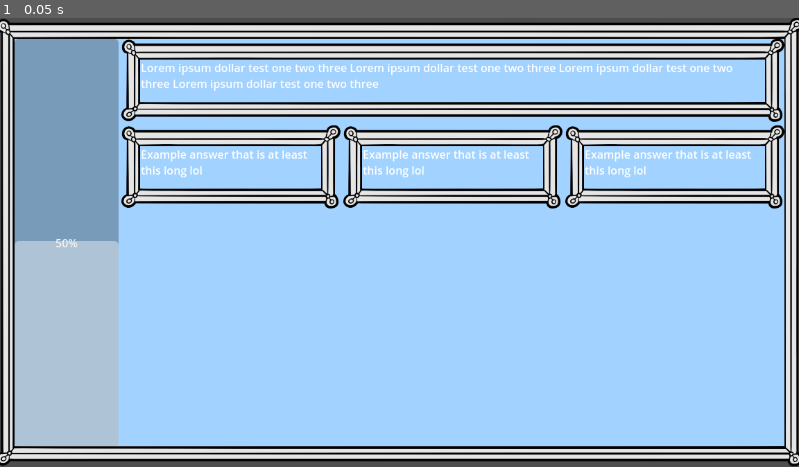
Above: before the commit, frame 1.
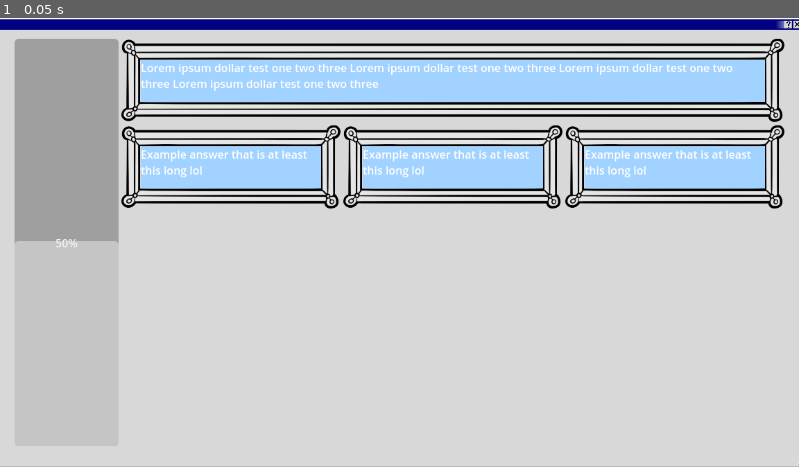
Above: after the commit, the same moment.

Repository: MayerDaniel/ggj2025_bubble_soiree
Game: Godot game, scene res://Scenes/PartyScreen/PartyScreen.tscn
The game is run twice, just before and just after one commit, with the same random seed, the same clock (stepped at 60 frames per second) and the same inputs. The project has no main scene, so this scene is started directly.
Inputs:
- Up to frame 1 (0.05 s): no input

The runs differ from the first frame. In frame 1, 64% of the frame differs, in the area x 0-100%, y 0-100%.

Commit message:
New assets and menu screen roughed out

Diff:
--- a/bubbly!/Scenes/PartyScreen/PartyScreen.tscn
+++ b/bubbly!/Scenes/PartyScreen/PartyScreen.tscn
@@ -3,7 +3,7 @@
 [ext_resource type="Script" path="res://Scenes/PartyScreen/party_screen.gd" id="1_a2gm7"]
 [ext_resource type="PackedScene" uid="uid://dnx7qe6xyj6yb" path="res://Scenes/PartyScreen/prompt_and_answers.tscn" id="1_nx1ya"]
 [ext_resource type="Texture2D" uid="uid://c1qkxjrq47pex" path="res://Resources/Images/GGJ25_BGColor.png" id="2_3twpt"]
-[ext_resource type="Texture2D" uid="uid://bq4cl1p3qncy7" path="res://Resources/Images/GGJ25_Frame.png" id="2_ms2ep"]
+[ext_resource type="Texture2D" uid="uid://bmur31kodch3" path="res://Resources/Images/GGJ25_9Slice.png" id="2_6awyq"]
 
 [sub_resource type="StyleBoxEmpty" id="StyleBoxEmpty_e63nl"]
 
@@ -30,8 +30,7 @@
 
 [node name="NinePatchRect" type="NinePatchRect" parent="PanelContainer/MarginContainer"]
 layout_mode = 2
-texture = ExtResource("2_ms2ep")
-draw_center = false
+texture = ExtResource("2_6awyq")
 patch_margin_left = 27
 patch_margin_top = 30
 patch_margin_right = 28
@@ -45,6 +44,7 @@
 theme_override_constants/margin_bottom = 30
 
 [node name="TextureRect" type="TextureRect" parent="PanelContainer/MarginContainer/MarginContainer"]
+visible = false
 layout_mode = 2
 texture = ExtResource("2_3twpt")
 
--- a/bubbly!/Scenes/PartyScreen/party_screen.gd
+++ b/bubbly!/Scenes/PartyScreen/party_screen.gd
@@ -1,4 +1,9 @@
 extends Control
+
+@export var Promp_and_answers_scene : PackedScene
+@export var answer_card : PackedScene
+@export var poll_scene : PackedScene
+
 
 
 # Called when the node enters the scene tree for the first time.
--- a/bubbly!/Scenes/StartMenu/StartMenu.tscn
+++ b/bubbly!/Scenes/StartMenu/StartMenu.tscn
@@ -1,4 +1,6 @@
-[gd_scene format=3 uid="uid://dnknxjqk7y3cj"]
+[gd_scene load_steps=2 format=3 uid="uid://dnknxjqk7y3cj"]
+
+[ext_resource type="Texture2D" uid="uid://b4x4fsm8proap" path="res://icon.svg" id="1_i1t71"]
 
 [node name="StartMenu" type="Control"]
 layout_mode = 3
@@ -7,3 +9,79 @@
 anchor_bottom = 1.0
 grow_horizontal = 2
 grow_vertical = 2
+
+[node name="ColorRect" type="ColorRect" parent="."]
+layout_mode = 1
+anchors_preset = 15
+anchor_right = 1.0
+anchor_bottom = 1.0
+grow_horizontal = 2
+grow_vertical = 2
+color = Color(0.446777, 0.446777, 0.446777, 1)
+
+[node name="HBoxContainer" type="HBoxContainer" parent="."]
+layout_mode = 1
+anchors_preset = 15
+anchor_right = 1.0
+anchor_bottom = 1.0
+grow_horizontal = 2
+grow_vertical = 2
+alignment = 1
+
+[node name="PanelContainer" type="PanelContainer" parent="HBoxContainer"]
+custom_minimum_size = Vector2(300, 0)
+layout_mode = 2
+
+[node name="VBoxContainer" type="VBoxContainer" parent="HBoxContainer"]
+custom_minimum_size = Vector2(300, 0)
+layout_mode = 2
+
+[node name="TextureButton3" type="TextureButton" parent="HBoxContainer/VBoxContainer"]
+layout_mode = 2
+action_mode = 0
+texture_normal = ExtResource("1_i1t71")
+stretch_mode = 0
+
+[node name="Label" type="Label" parent="HBoxContainer/VBoxContainer/TextureButton3"]
+layout_mode = 1
+anchors_preset = 14
+anchor_top = 0.5
+anchor_right = 1.0
+anchor_bottom = 0.5
+offset_top = -11.5
+offset_bottom = 11.5
+grow_horizontal = 2
+grow_vertical = 2
+text = "Start Game!"
+
+[node name="GameButton" type="TextureButton" parent="HBoxContainer/VBoxContainer"]
+layout_mode = 2
+action_mode = 0
+texture_normal = ExtResource("1_i1t71")
+stretch_mode = 0
+
+[node name="Label" type="Label" parent="HBoxContainer/VBoxContainer/GameButton"]
+offset_right = 40.0
+offset_bottom = 23.0
+text = "Start Game!"
+
+[node name="TextureButton2" type="TextureButton" parent="HBoxContainer/VBoxContainer"]
+layout_mode = 2
+action_mode = 0
+texture_normal = ExtResource("1_i1t71")
+stretch_mode = 0
+
+[node name="Label" type="Label" parent="HBoxContainer/VBoxContainer/TextureButton2"]
+layout_mode = 1
+anchors_preset = 5
+anchor_left = 0.5
+anchor_right = 0.5
+offset_left = -45.5
+offset_right = 45.5
+offset_bottom = 23.0
+grow_horizontal = 2
+text = "Close Game"
+
+[node name="PanelContainer2" type="PanelContainer" parent="HBoxContainer"]
+custom_minimum_size = Vector2(300, 0)
+layout_mode = 2
Binary file added: bubbly!/Resources/Images/GGJ25_9Slice.png
Not shown, added: bubbly!/Resources/Images/GGJ25_9Slice.png.import
Binary file added: bubbly!/Resources/Images/GGJ25_Background.jpeg
Not shown, added: bubbly!/Resources/Images/GGJ25_Background.jpeg.import
Binary file added: bubbly!/Resources/Images/GGJ25_Bubble.png
Not shown, added: bubbly!/Resources/Images/GGJ25_Bubble.png.import
Binary file added: bubbly!/Resources/Images/GGJ25_BubbleSmall.png
Not shown, added: bubbly!/Resources/Images/GGJ25_BubbleSmall.png.import
Binary file added: bubbly!/Resources/Images/GGJ25_Button.png
Not shown, added: bubbly!/Resources/Images/GGJ25_Button.png.import
